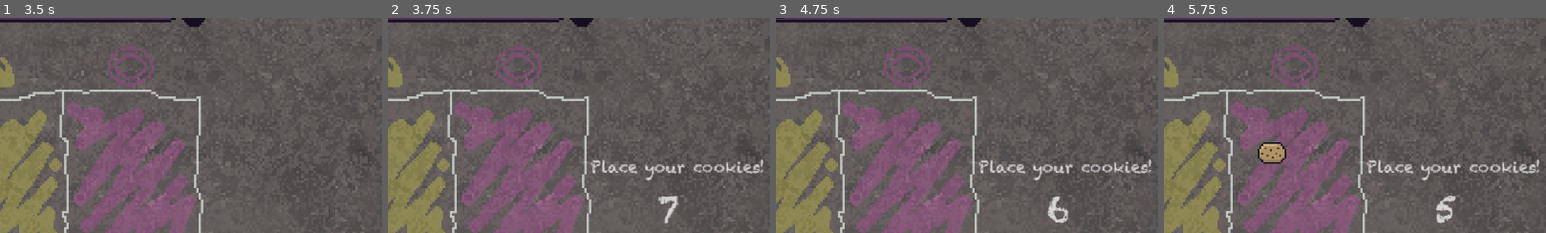
Above: before the commit, frames 1-4 (left to right).
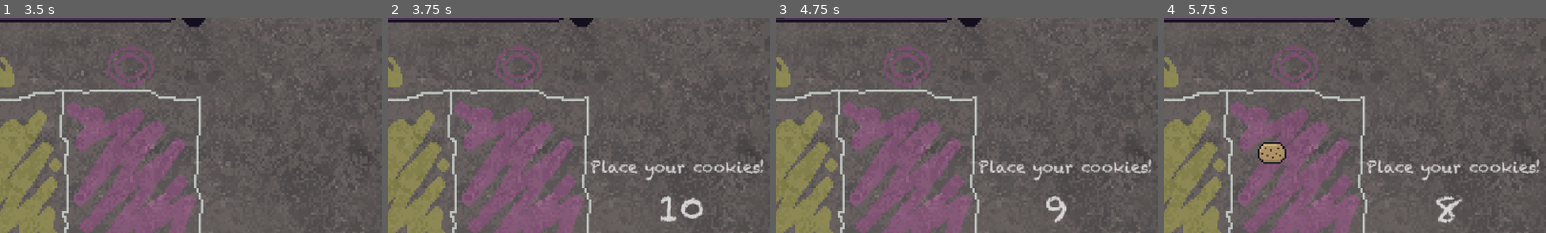
Above: after the commit, the same moments.

Repository: Sooshimi/golden-biscuit
Game: Godot game, scene res://scenes/battle_screen.tscn
Same seed, same stepped clock (60 frames per second), same inputs: the game is played once before the commit and once after it.
Inputs (mouse positions are % of the whole screen's width and height, from its top left):
- Up to frame 1 (3.5 s): click "Start Game" at 0.5 s; move the mouse to (72, 45) at 1.27 s; click (72, 45) at 1.35 s; move the mouse to (30, 55) at 2.02 s; click (30, 55) at 2.1 s; move the mouse to (60, 28) at 2.77 s; click (60, 28) at 2.85 s
- Up to frame 2 (3.75 s): tap Enter at 3.5 s; move the mouse to (45, 70) at 3.52 s; click (45, 70) at 3.6 s
- Up to frame 3 (4.75 s): tap Space at 4.25 s; move the mouse to (49, 74) at 4.27 s; click (49, 74) at 4.35 s
- Up to frame 4 (5.75 s): move the mouse to (55, 17) at 5.02 s; click (55, 17) at 5.1 s
The pictures show only the part of the screen within x 50-100%, y 8-58%; the shares and areas given below are measured in that part.

Frame 1 is identical in both runs. In frame 2, 0.6% of the frame differs, in the area x 70-83%, y 82-96%; in frame 3, 0.4%; in frame 4, 0.5%.

Commit message:
audio update

Diff:
--- a/scenes/battle_screen.tscn
+++ b/scenes/battle_screen.tscn
@@ -415,7 +415,7 @@
 text = "Choose Paw, Claw, or Roar!"
 
 [node name="BetPhaseTimer" type="Timer" parent="."]
-wait_time = 7.0
+wait_time = 10.0
 one_shot = true
 
 [node name="ResultTimer" type="Timer" parent="."]
--- a/scripts/battle_screen/battle_screen.gd
+++ b/scripts/battle_screen/battle_screen.gd
@@ -138,7 +138,6 @@
 			body.add_to_group("cookie_won")
 			body.set_collision_mask(0)
 			body.set_collision_layer(0)
-			body.biscuit_throw = false
 
 		for body in get_tree().get_nodes_in_group("cookie_won"):
 			if enemy_win or (player_thrown_cookies_counter < minimum_bet and player_total_cookies_at_round_start > minimum_bet):
--- a/scripts/cookie.gd
+++ b/scripts/cookie.gd
@@ -17,7 +17,6 @@
 var max_cookie_throw_delay := 1.5
 var min_cookie_throw_distance := 0.5
 var max_cookie_throw_distance := 0.9
-var biscuit_throw := true
 
 func _ready() -> void:
 	linear_damp = 5.0
@@ -39,8 +38,7 @@
 
 	if not selected and linear_velocity.length() < 1:
 		linear_velocity = Vector2.ZERO
-		if biscuit_throw:
-			biscuit_throw_audio.play()
+		biscuit_throw_audio.play()
 
 	if self.is_in_group("enemy_cookie") and cookie_throw_delay_timer.is_stopped():
 		linear_velocity = Vector2.RIGHT.rotated(random_angle) * speed
